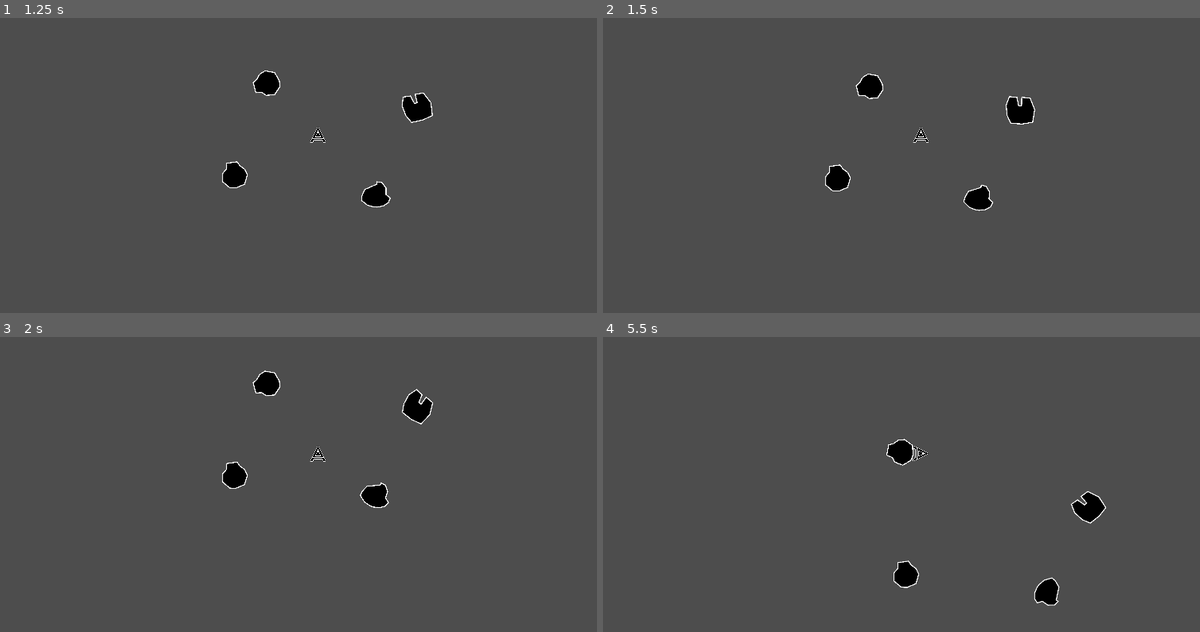
Above: before the commit, frames 1-4 (two rows, left to right).
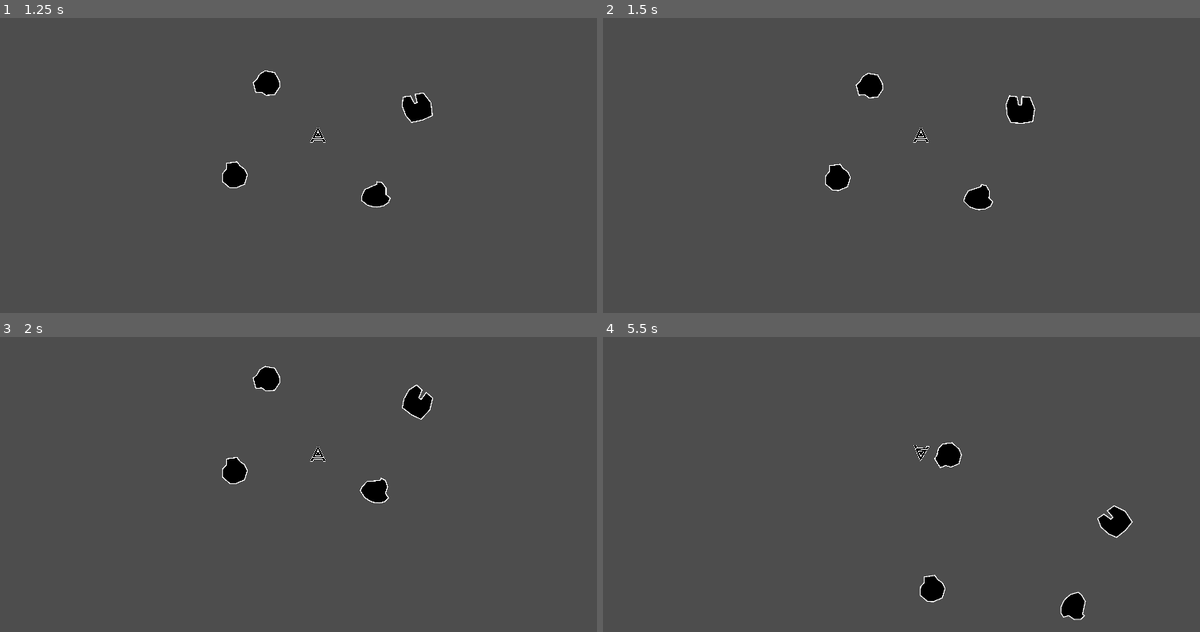
Above: after the commit, the same moments.

Repository: S-Hoerner/Oblique-Space
Game: Godot game, scene res://scenes/main.tscn
Same seed, same stepped clock (60 frames per second), same inputs: the game is played once before the commit and once after it. The project has no main scene, so this scene is started directly.
Inputs:
- Up to frame 1 (1.25 s): hold W (forward) from 0.53 s (still down); hold Alt (slow) from 0.53 s (still down); tap Ctrl (stop) at 0.8 s
- Up to frame 2 (1.5 s): release W (forward) at 1.28 s; release Alt (slow) at 1.28 s; hold S (back) from 1.28 s (still down); tap Ctrl (stop) at 1.35 s
- Up to frame 3 (2 s): keep holding S (back); tap Alt (slow) at 1.55 s
- Up to frame 4 (5.5 s): release S (back) at 2.03 s; hold A (ccw) 2.03-2.78 s; hold W (forward) 2.03-3.53 s; tap Ctrl (stop) at 2.3, 3.8, 4.35, 5.3 s; tap D (cw) at 2.85 s; tap Alt (slow) at 3.05, 4.55 s; hold Alt (slow) 3.53-4.28 s; hold S (back) from 3.53 s (still down); hold Alt (slow) from 5.03 s (still down)

Frame 1 is identical in both runs. In frame 2, 0.2% of the frame differs, in the area x 37-73%, y 18-66%; in frame 3, 0.8%; in frame 4, 2.7%, in the area x 47-89%, y 34-96%.

Commit message:
quick update to invincibility frames

Diff:
--- a/scenes/starting_ship.tscn
+++ b/scenes/starting_ship.tscn
@@ -82,7 +82,7 @@
 "duration": 1.0,
 "texture": ExtResource("8_vsf3j")
 }],
-"loop": true,
+"loop": false,
 "name": &"invincible",
 "speed": 8.0
 }]
@@ -112,8 +112,11 @@
 scale = Vector2(0.05, 0.05)
 sprite_frames = SubResource("SpriteFrames_a6a7n")
 animation = &"invincible"
-frame = 1
 frame_progress = 0.941227
+
+[node name="hit_sprite" type="Sprite2D" parent="."]
+scale = Vector2(0.05, 0.05)
+texture = ExtResource("8_vsf3j")
 
 [node name="CollisionPolygon2D" type="CollisionPolygon2D" parent="." groups=["player"]]
 position = Vector2(0, 13.36)
--- a/scripts/player.gd
+++ b/scripts/player.gd
@@ -7,7 +7,7 @@
 @export var acceleration = 0.075
 @export var rotation_speed = 1000
 @export var life = 10
-@export var invinc_time = 0.25
+@export var invinc_time = 0.1
 var linear_direction
 var rotation_direction
 var applied_force
@@ -18,6 +18,7 @@
 func _ready():
 	player_not_dead()
 	$invincible_animated.hide()
+	$hit_sprite.hide()
 
 func _physics_process(delta):
 	if dead == false:
@@ -28,16 +29,17 @@
 		applied_force = Vector2(0,speed).rotated(rotation)*linear_direction
 
 		if Input.is_action_pressed("slow"):
-			sleeping = false
+			#sleeping = false
 			apply_central_force(applied_force/4)
 			apply_torque(rotation_speed*rotation_direction/4)
 			pass
-		elif Input.is_action_pressed("stop"):
+		elif Input.is_action_just_pressed("stop"):
 			#set_linear_damp(1)
 			sleeping = true
+			sleeping = false
 			pass
 		else:
-			sleeping = false
+			#sleeping = false
 			apply_central_force(applied_force)
 			apply_torque(rotation_speed*rotation_direction)
 
@@ -104,7 +106,9 @@
 	if invincible == true:
 		$invincible_animated.show()
 		$invincible_animated.play("invincible")
+		$hit_sprite.show()
 		await get_tree().create_timer(invinc_time).timeout
+		$hit_sprite.hide()
 		$invincible_animated.stop()
 		$invincible_animated.hide()
 		invincible = false
